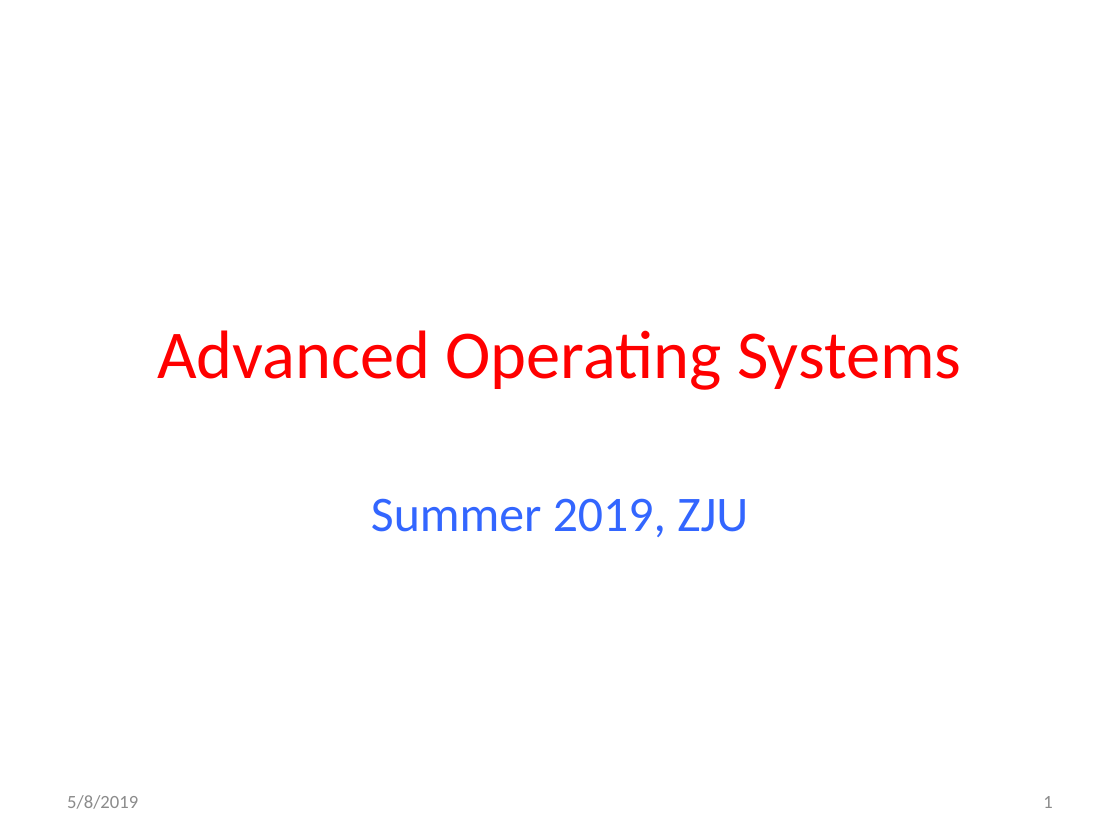
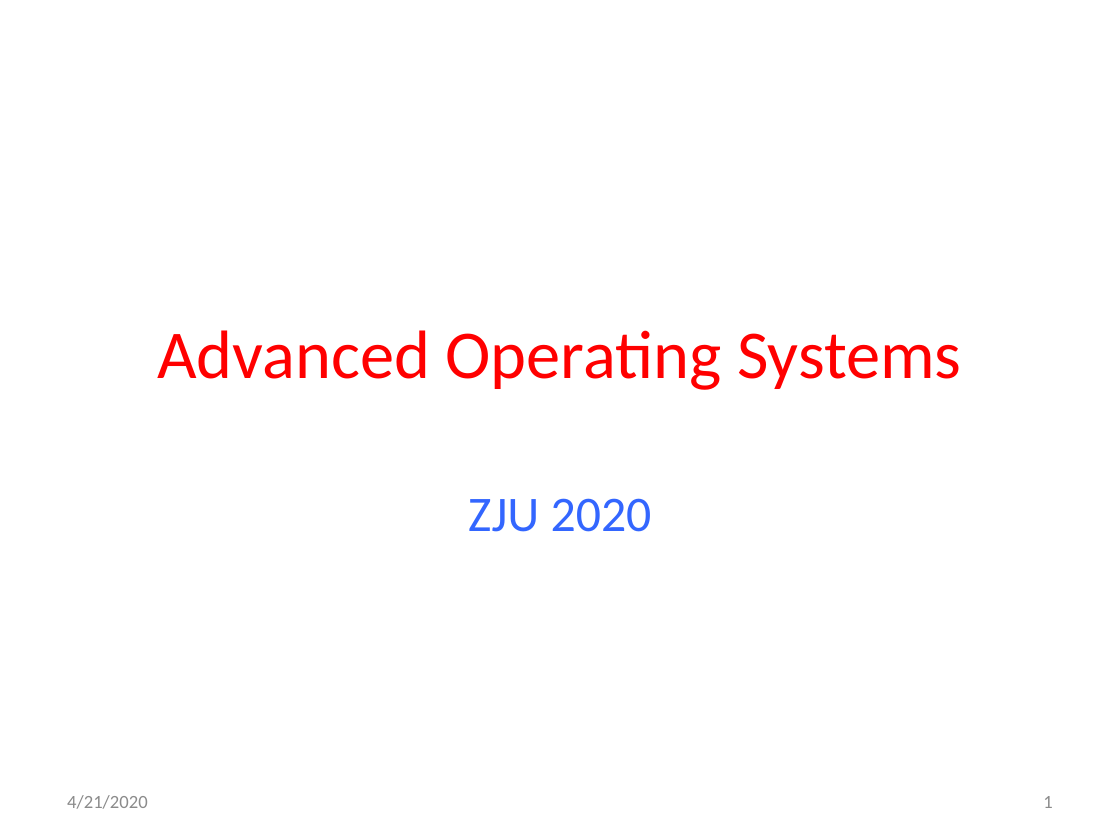
Before and after one commit to gulaoshi/gu.github.io, a slide deck: slide 1 of AdvOS/PPT+papers/L00-CourseIntro.pptx. Drawn at 1120x840 pixels with LibreOffice and Linux fonts; fonts in the diff are those of the drawing. Boxes give left, top, right and bottom in pixels: in the first picture for what was removed or moved away, otherwise in the second. Text is boxed around its words. In the diff, an @@ line names an element or a change of style, - is before the commit and + after.

```diff
--- a/AdvOS/PPT+papers/L00-CourseIntro.pptx
+++ b/AdvOS/PPT+papers/L00-CourseIntro.pptx
@@ subtitle at (x1=468, y1=498, x2=652, y2=532): text changed @@
-Summer 2019, ZJU
+ZJU 2020
@@ text at (x1=67, y1=795, x2=148, y2=809): text changed @@
-5/8/2019
+4/21/2020
```
Also in this commit, not shown: 5 other slides changed, 5 slides added, 1 slide removed, 6 other files.
